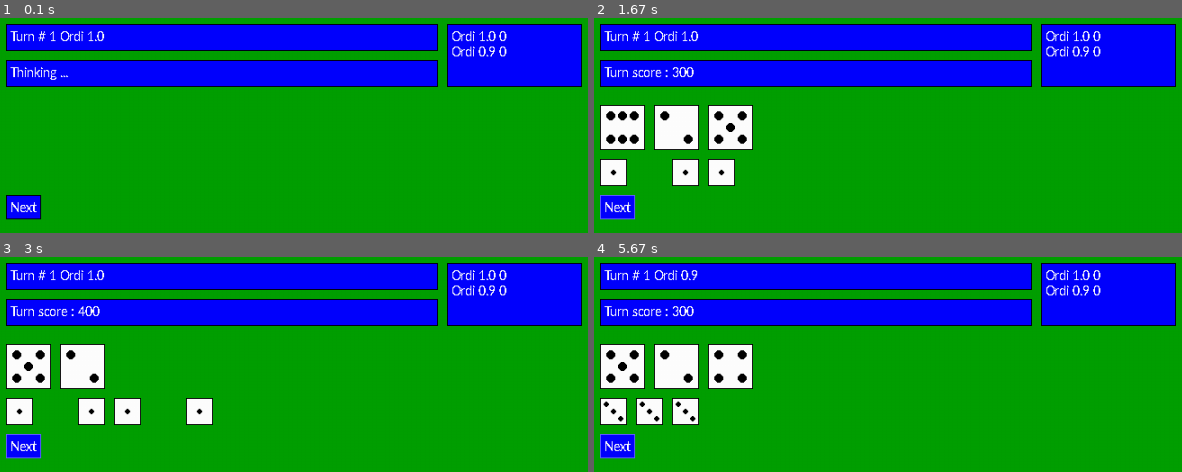
Above: before the commit, frames 1-4 (two rows, left to right).
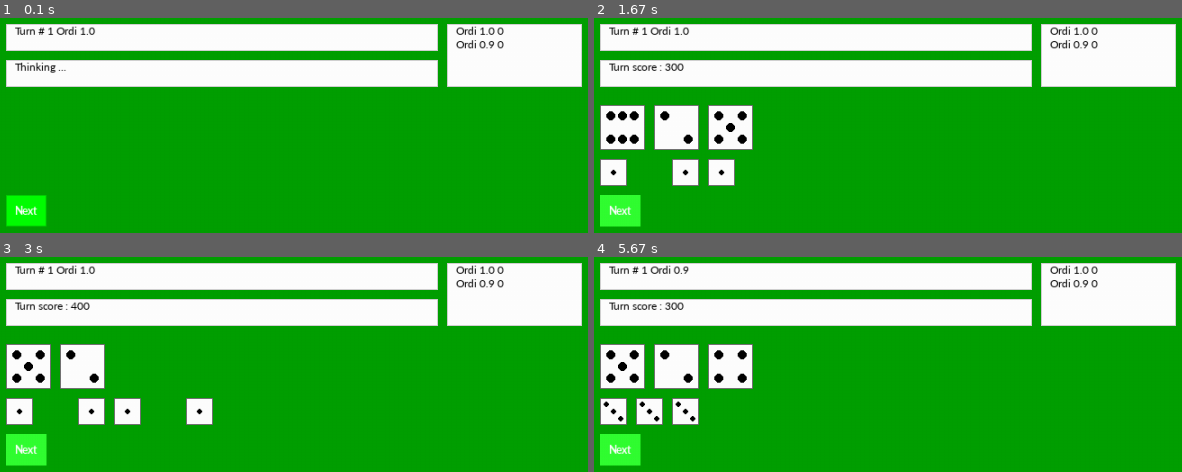
Above: after the commit, the same moments.

Repository: OlivierIrac/experiments
Game: pygame game, started from FarkleDiceGame/pygameMain.py
Same seed, same stepped clock (60 frames per second), same inputs: the game is played once before the commit and once after it.
Inputs (mouse positions are in pixels of both pictures, inside the frame that each line leads up to):
- Up to frame 1 (0.1 s): no input
- Up to frame 2 (1.67 s): click "Next" at 0.38 s; click "Next" at 0.72 s; click (899, 80) at 1.05 s; click "Next" at 1.38 s
- Up to frame 3 (3 s): press the mouse at (223, 312) at 1.7 s; move the mouse to (outside the picture) at 1.8 s; release the mouse at (outside the picture) at 1.93 s; click "Next" at 2.05 s; press the mouse at (88, 411) at 2.37 s; move the mouse to (123, 383) at 2.47 s; release the mouse at (152, 355) at 2.6 s; click "Next" at 2.72 s
- Up to frame 4 (5.67 s): press the mouse at (817, 276) at 3.03 s; move the mouse to (1087, 345) at 3.13 s; release the mouse at (outside the picture) at 3.27 s; click "Next" at 3.38 s; press the mouse at (1105, 293) at 3.7 s; move the mouse to (outside the picture) at 3.8 s; release the mouse at (outside the picture) at 3.93 s; click "Next" at 4.05 s; press the mouse at (723, 411) at 4.37 s; move the mouse to (1005, 450) at 4.47 s; release the mouse at (outside the picture) at 4.6 s; click "Next" at 4.72 s; press the mouse at (817, 312) at 5.03 s; move the mouse to (1023, 450) at 5.13 s; release the mouse at (outside the picture) at 5.27 s; click "Next" at 5.38 s

The runs differ from the first frame. In frame 1, 26% of the frame differs, in the area x 1-99%, y 2-97%; in frame 2, 27%, in the area x 1-99%, y 2-98%; in frame 3, 27%; in frame 4, 27%.

Commit message:
misc UI improvements

Diff:
--- a/FarkleDiceGame/pygameMain.py
+++ b/FarkleDiceGame/pygameMain.py
@@ -69,17 +69,17 @@
         # Creates the UI objects
         self.UIObjects = []
 
-        self.infoBox = MsgBoxUI("", pygame.Color('white'), pygame.Color(
-            'blue'), 480, 30, 16, (10, 10), self.screen)
+        self.infoBox = MsgBoxUI("", pygame.Color('black'), pygame.Color(
+            'white'), 480, 30, 16, (10, 10), self.screen)
         self.UIObjects.append(self.infoBox)
 
         self.endAnimationMsg = ""
-        self.turnInfoBox = MsgBoxUI("", pygame.Color('white'), pygame.Color(
-            'blue'), 480, 30, 16, (10, 50), self.screen)
+        self.turnInfoBox = MsgBoxUI("", pygame.Color('black'), pygame.Color(
+            'white'), 480, 30, 16, (10, 50), self.screen)
         self.UIObjects.append(self.turnInfoBox)
 
-        self.scoreBox = MsgBoxUI("", pygame.Color('white'), pygame.Color(
-            'blue'), 150, 70, 16, (500, 10), self.screen)
+        self.scoreBox = MsgBoxUI("", pygame.Color('black'), pygame.Color(
+            'white'), 150, 70, 16, (500, 10), self.screen)
         self.UIObjects.append(self.scoreBox)
 
         self.diceRollUI = DiceRollUI([], 10, 50, (10, 100), self.screen,
@@ -94,7 +94,7 @@
         self.UIObjects.append(self.turnDiceKeptUI)
 
         self.buttonStopTurn = ButtonUI("Next", pygame.Color(
-            'white'), pygame.Color('blue'), 0, 16, (10, 200), self.screen)
+            'white'), pygame.Color('green'), 0, 0, (10, 200), self.screen)
         self.UIObjects.append(self.buttonStopTurn)
 
     def startDiceAnimation(self, msg):
--- a/FarkleDiceGame/pygameUI.py
+++ b/FarkleDiceGame/pygameUI.py
@@ -7,6 +7,16 @@
 import pygame
 import random
 from threading import Timer
+
+font = ('Calibri', int(96 / 72 * 11))  # size in pixels = points * 96 / 72
+
+
+def highlight(color):
+    return tuple(min(c + 50, 255) for c in color)
+
+
+def darken(color):
+    return tuple(max(c - 50, 0) for c in color)
 
 
 def blit_text(surface, text, pos, font, color=(0, 0, 0)):
@@ -17,7 +27,7 @@
     x, y = pos
     for line in words:
         for word in line:
-            word_surface = font.render(word, 0, color)
+            word_surface = font.render(word, True, color)
             word_width, word_height = word_surface.get_size()
             if x + word_width >= max_width:
                 x = pos[0]  # Reset the x.
@@ -54,21 +64,22 @@
     def __init__(self, text, textColor, color, width, height, position, surface):
         self.heightMargin = 10
         self.widthMargin = 10
+        print(font)
         if(height == 0):
-            self.font = pygame.font.SysFont('Calibri', 10)
-        else:
-            self.font = pygame.font.SysFont('Calibri', height)
-        self.height = self.font.size(text)[1] + self.heightMargin
+            self.font = pygame.font.SysFont(font[0], font[1], True)
+        else:
+            self.font = pygame.font.SysFont(font[0], height, True)
+        self.height = self.font.size(text)[1] + 2 * self.heightMargin
         if(width == 0):
-            self.width = self.font.size(text)[0] + self.widthMargin
+            self.width = self.font.size(text)[0] + 2 * self.widthMargin
         self.position = position
         self.surface = surface
         self.text = text
         self.textColor = textColor
         self.backgroundColor = color
-        self.backgroundHoverColor = color
-        self.borderColor = (0, 0, 0)
-        self.borderHoverColor = (100, 100, 255)
+        self.backgroundHoverColor = highlight(color)
+        self.borderColor = darken(color)
+        self.borderHoverColor = highlight(self.borderColor)
         self.borderThickness = 1
 
     def handleEvent(self, event):
@@ -87,8 +98,8 @@
             pygame.draw.rect(self.surface, self.borderColor,
                              pygame.Rect(rect), self.borderThickness)
 
-        blit_text(self.surface, self.text, (self.position[0] + int(
-            self.widthMargin / 2), self.position[1] + int(self.heightMargin / 2)), self.font, self.textColor)
+        blit_text(self.surface, self.text, (self.position[0] + self.widthMargin,
+                                            self.position[1] + self.heightMargin), self.font, self.textColor)
 
     def update(self, text):
         self.text = text
@@ -96,9 +107,8 @@
 
 class MsgBoxUI(UIObject):
     def __init__(self, text, textColor, color, width, height, fontSize, position, surface):
-        self.heightMargin = 10
-        self.widthMargin = 10
-        self.font = pygame.font.SysFont('Calibri', fontSize)
+        self.font = pygame.font.SysFont(font[0], font[1])
+        self.leftMargin = 10
         self.height = height
         self.width = width
         self.position = position
@@ -107,7 +117,7 @@
         self.textColor = textColor
         self.backgroundColor = color
         self.backgroundHoverColor = color
-        self.borderColor = (0, 0, 0)
+        self.borderColor = darken(color)
         self.borderHoverColor = self.borderColor
         self.borderThickness = 1
 
@@ -126,8 +136,8 @@
             pygame.draw.rect(self.surface, self.borderColor,
                              pygame.Rect(rect), self.borderThickness)
 
-        blit_text(self.surface, self.text, (self.position[0] + int(
-            self.widthMargin / 2), self.position[1] + int(self.heightMargin / 2)), self.font, self.textColor)
+        blit_text(self.surface, self.text,
+                  (self.position[0] + self.leftMargin, self.position[1]), self.font, self.textColor)
 
     def update(self, text):
         self.text = text
@@ -142,7 +152,7 @@
         self.backgroundColor = color
         self.backgroundHoverColor = (190, 190, 255)
         self.backgroundSelectedColor = (255, 255, 255)
-        self.borderColor = (0, 0, 0)
+        self.borderColor = (100, 100, 100)
         self.borderSelectedColor = (50, 50, 255)
         self.dotColor = (0, 0, 0)
         self.selected = False
